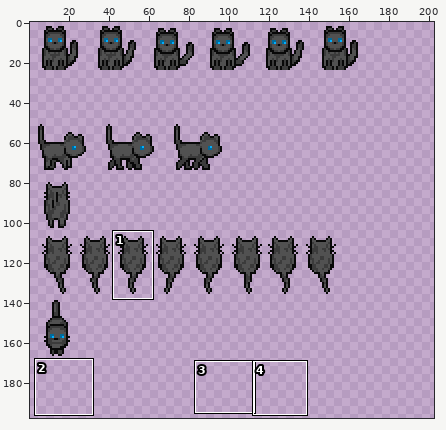
Two states of a sprite sheet, Assets/Sprites/characters/GreyCat.png. The first picture is a wide view before the edit; the outline marks the close-up.
Close-up. Before the edit:
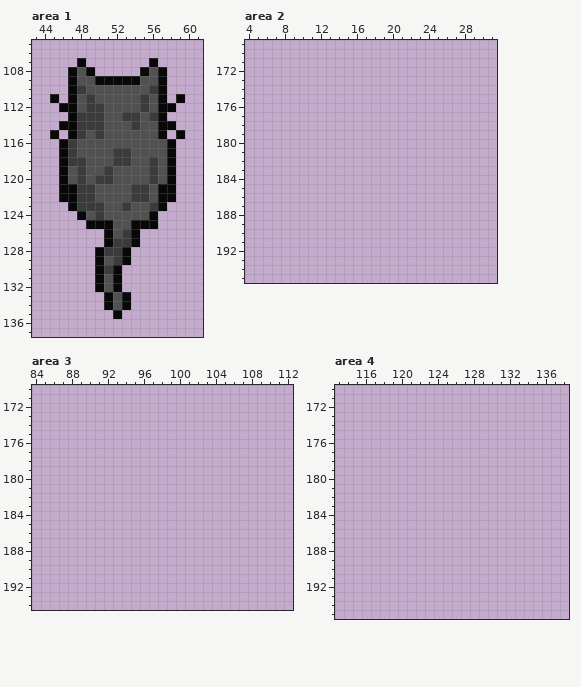
The file is 300x300 pixels. Colours within 5 levels of each other are drawn and written as one. Shown: area 1: x 43..61, y 105..137; area 2: x 4..31, y 169..195; area 3: x 84..112, y 170..194; area 4: x 113..138, y 170..195. The old version is drawn lined up with the new one. The wide view leaves out empty margins. The commit also changed other parts of the picture, which this record leaves out.
Now the later version:
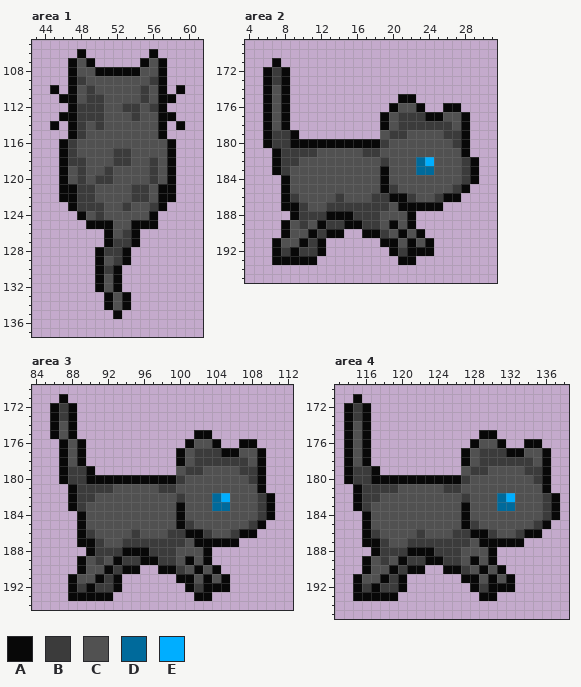
Palette (. is transparent): A #080808  B #3b3b3b  C #515151  D #006a9b  E #00aeff
Difference:
drawings rearranged on the sheet (the old picture shows each at its new place; 3 dropped ones are not shown)
Changed rows in their new state; - is an unchanged pixel.
Area 1:
first column x 45:
106 ---A-------A---
107 --ACA-----ACA--
108 ----CAAAAAC----
109 ---B-CCCCC-B---
110 A--CB-----BC--A
111 .A---B-------A.
112 -.-B----BBCB-.-
113 -A------C--C-A-
114 A.--C----C---.A
115 .----C--------.
Area 2:
first column x 6:
171 -A----------------------
172 ABA---------------------
173 ABA---------------------
174 ACA---------------------
175 ACA------------AA-------
176 ACA-----------ACCA--AA--
177 ACA----------ACBBBAACCA-
178 ACA----------ACBBBBBBCA-
179 ABBA---------CBBCCCCBBA-
180 ABBAAAAAAAAAABCCCCCCCBA-
181 -ABBBBCCCCCBBCCCCCCCCCA-
182 -ABBCCCCCCCCCBCCCDECCCBA
183 -ABCCCCCCCCCCACCCDDCCCBA
184 --ACCCCCCCCCCACCCCCCCCBA
185 --ACCCCCCCCCCABCCCCCCBA-
186 --ABCCCCBCCCBBAABCCBAA--
187 --AABCCBBBBBBBCAAAAA----
188 ---ABBBAAABBBCCCA-------
189 --ACBCABBAABBCACA-------
190 --ACCABAA--AABCACA------
191 -ACCABA------AACACA-----
192 -ABABBA-------ABAAA-----
193 -AAAAA---------AA-------
Area 3:
first column x 86:
171 -A-----------------------
172 ABA----------------------
173 ABA----------------------
174 ACA----------------------
175 ACA-------------AA-------
176 -ACA-----------ACCA--AA--
177 -ACA----------ACBBBAACCA-
178 -ACA----------ACBBBBBBCA-
179 -ABBA---------CBBCCCCBBA-
180 -ABBAAAAAAAAAABCCCCCCCBA-
181 --ABBBBCCCCCBBCCCCCCCCCA-
182 --ABBCCCCCCCCCBCCCDECCCBA
183 --ABCCCCCCCCCCACCCDDCCCBA
184 ---ACCCCCCCCCCACCCCCCCCBA
185 ---ACCCCCCCCCCABCCCCCCBA-
186 ---ABCCCCBCCCBBAABCCBAA--
187 ---AABCCBBBBBBBCAAAAA----
188 ----ABBBAAABBBCCCA-------
189 ---ACBCABBAABBCACA-------
190 ---ACCABAA--AABCACA------
191 --ACCABA------AACACA-----
192 --ABABBA-------ABAAA-----
193 --AAAAA---------AA-------
Area 4:
first column x 114:
171 -A----------------------
172 ABA---------------------
173 ABA---------------------
174 ACA---------------------
175 ACA------------AA-------
176 ACA-----------ACCA--AA--
177 ACA----------ACBBBAACCA-
178 ACA----------ACBBBBBBCA-
179 ABBA---------CBBCCCCBBA-
180 ABBAAAAAAAAAABCCCCCCCBA-
181 -ABBBBCCCCCBBCCCCCCCCCA-
182 -ABBCCCCCCCCCBCCCDECCCBA
183 -ABCCCCCCCCCCACCCDDCCCBA
184 --ACCCCCCCCCCACCCCCCCCBA
185 --ACCCCCCCCCCABCCCCCCBA-
186 --ABCCCCBCCCBBAABCCBAA--
187 --AABCCBBBBBBBCAAAAA----
188 ---ABBBAAABBBCCCA-------
189 --ACBCABBAABBCACA-------
190 --ACCABAA--AABCACA------
191 -ACCABA------AACACA-----
192 -ABABBA-------ABAAA-----
193 -AAAAA---------AA-------
Pixel boxes of the changes (left, top, right, bottom) in both close-ups:
changed: (50, 49, 185, 139)
added: (263, 58, 479, 265)
added: (50, 394, 275, 601)
added: (344, 394, 560, 601)
